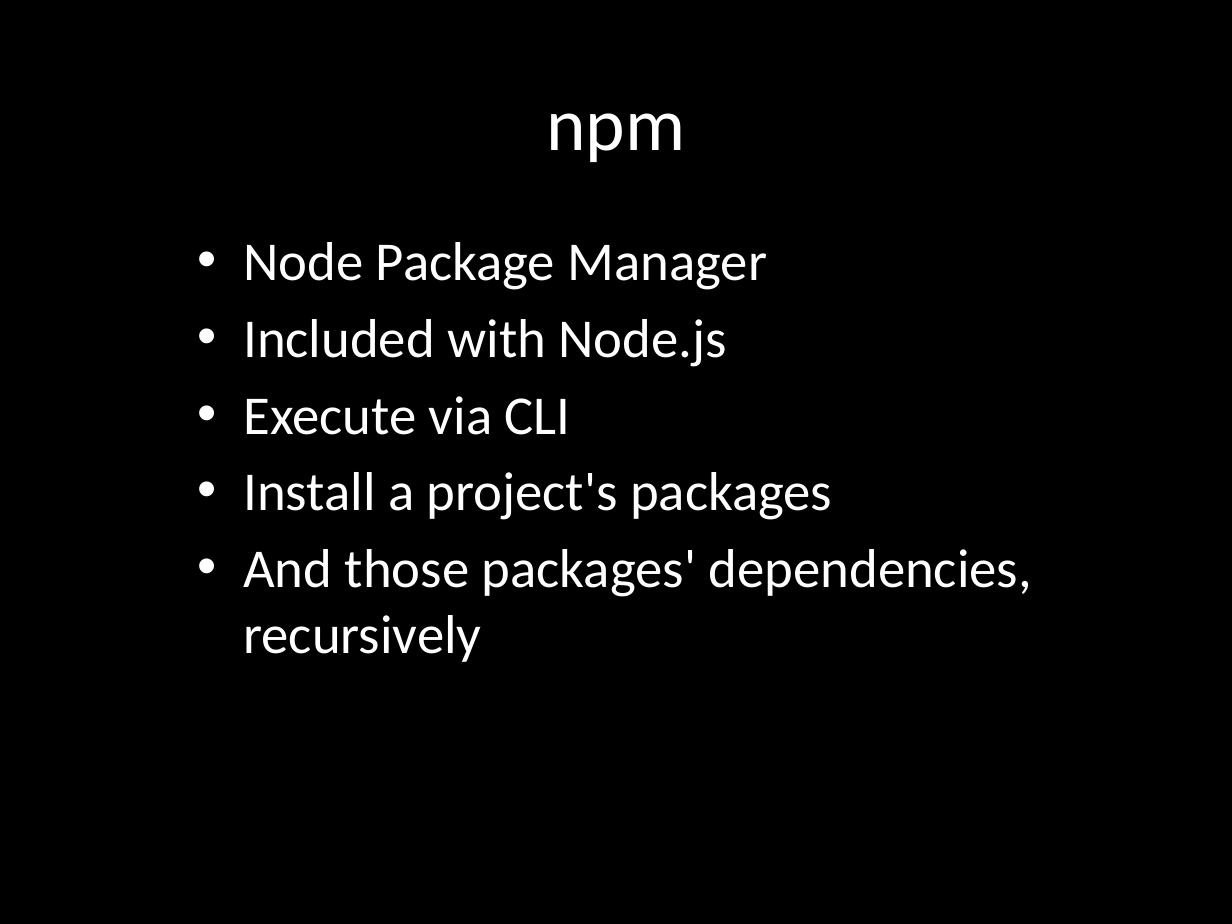
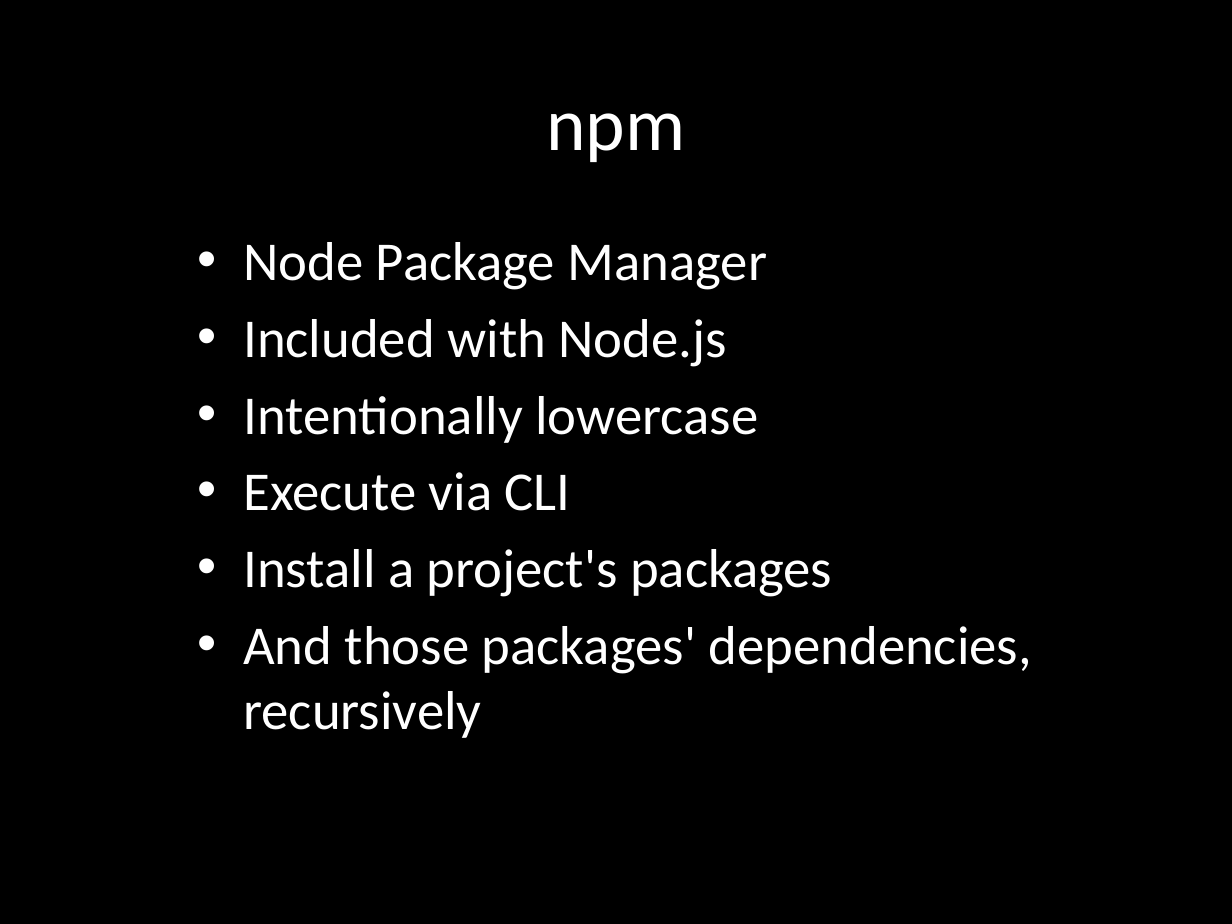
Before and after one commit to eliasjames/training-node, a slide deck: slide 16 of slides/Node Slides Day 1.pptx. Drawn at 1232x924 pixels with LibreOffice and Linux fonts; fonts in the diff are those of the drawing. Boxes give left, top, right and bottom in pixels: in the first picture for what was removed or moved away, otherwise in the second. Text is boxed around its words. In the diff, an @@ line names an element or a change of style, - is before the commit and + after.

```diff
--- a/slides/Node Slides Day 1.pptx
+++ b/slides/Node Slides Day 1.pptx
@@ subtitle at [243, 396, 758, 443]: paragraph added @@
+• Intentionally lowercase
```
Also in this commit, not shown: 4 other slides changed, 10 slides added, 1 other file.
